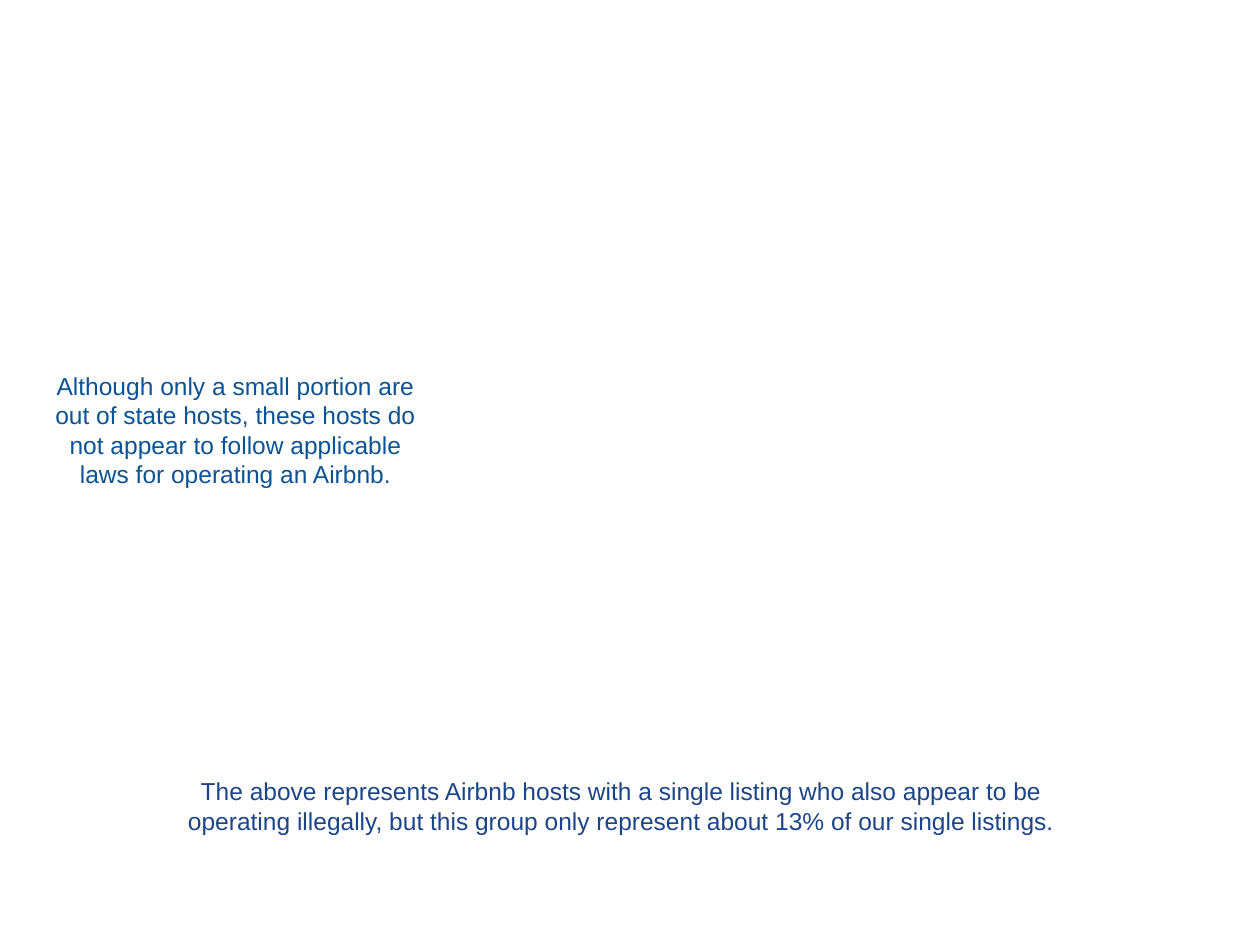
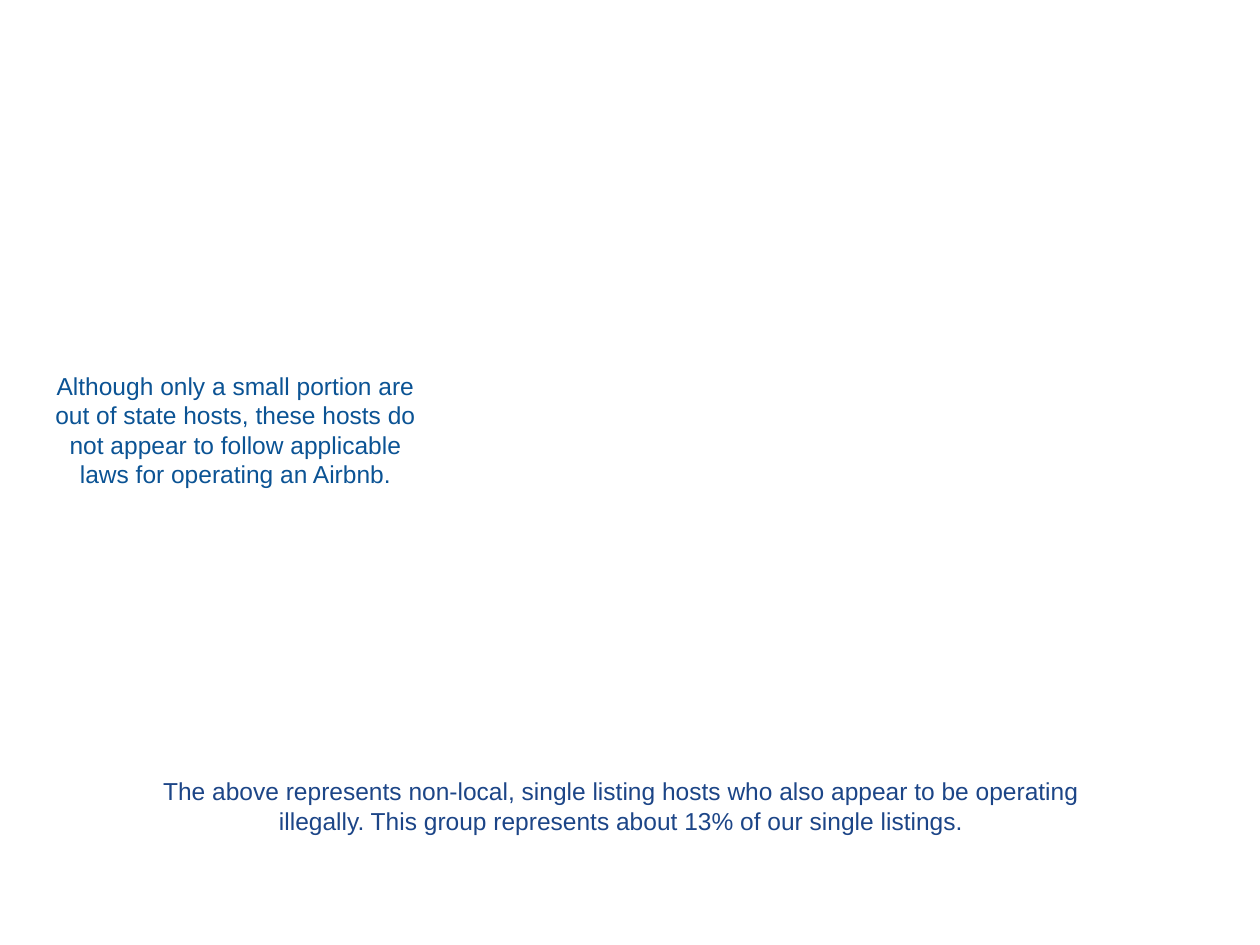
Before and after one commit to Dewalk/capstone2, a slide deck: slide 7 of Capstone2_Asheville_NC.pptx (slide 9 before the commit). Drawn at 1260x945 pixels with LibreOffice and Linux fonts; fonts in the diff are those of the drawing; background and template pictures are left out. Boxes give left, top, right and bottom in pixels: in the first picture for what was removed or moved away, otherwise in the second. Text is boxed around its words. In the diff, an @@ line names an element or a change of style, - is before the commit and + after.

```diff
--- a/Capstone2_Asheville_NC.pptx
+++ b/Capstone2_Asheville_NC.pptx
@@ text at (163, 782, 1078, 835): text changed @@
-The above represents Airbnb hosts with a single listing who also appear to be operating illegally, but this group only represent about 13% of our single listings.
+The above represents non-local, single listing hosts who also appear to be operating illegally. This group represents about 13% of our single listings.
```
Also in this commit, not shown: 2 other slides changed, 1 slide removed, 3 other files.
